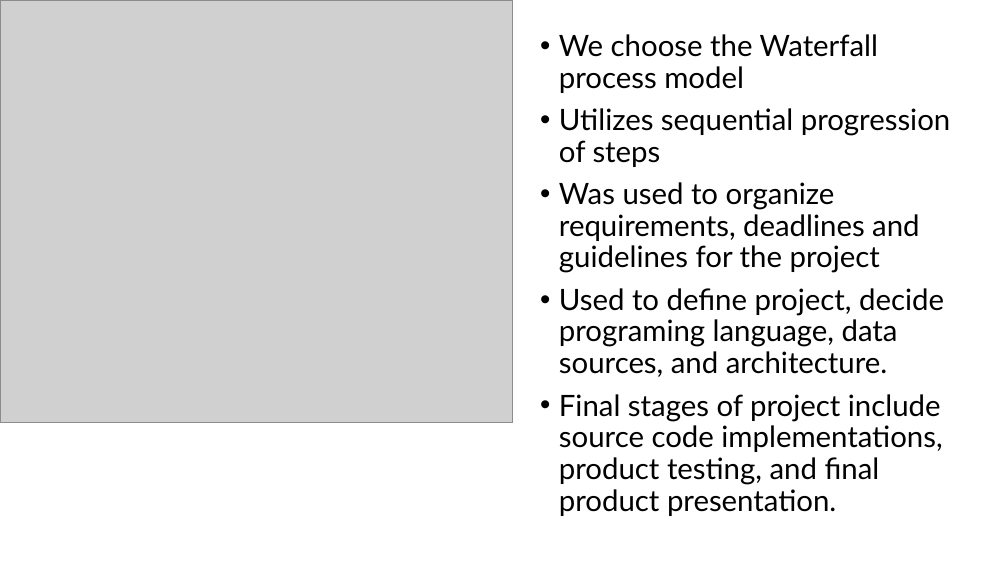
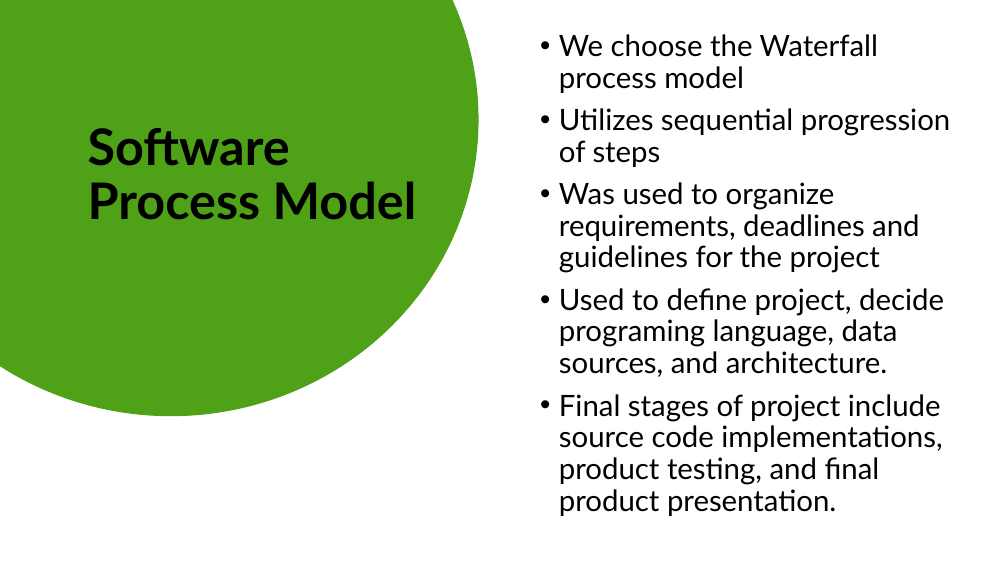
Before and after one commit to emmaxtung/3354-GreenHome, a slide deck: slide 6 of Presentation Slides.pptx. Drawn at 1008x567 pixels with LibreOffice and Linux fonts; fonts in the diff are those of the drawing; grey boxes stand for pictures. Boxes give left, top, right and bottom in pixels: in the first picture for what was removed or moved away, otherwise in the second. Text is boxed around its words. In the diff, an @@ line names an element or a change of style, - is before the commit and + after.

```diff
--- a/Presentation Slides.pptx
+++ b/Presentation Slides.pptx
@@ picture removed at [0,0,513,423] @@
@@ ellipse added at [0,0,479,416], fill #4FA117, outline #4FA117 1 pt @@
@@ title added at [88,128,417,220], 48 pt, text #000000, bold @@
+Software Process Model
```
Also in this commit, not shown: 2 other slides changed, 1 slide removed, 1 other file.
